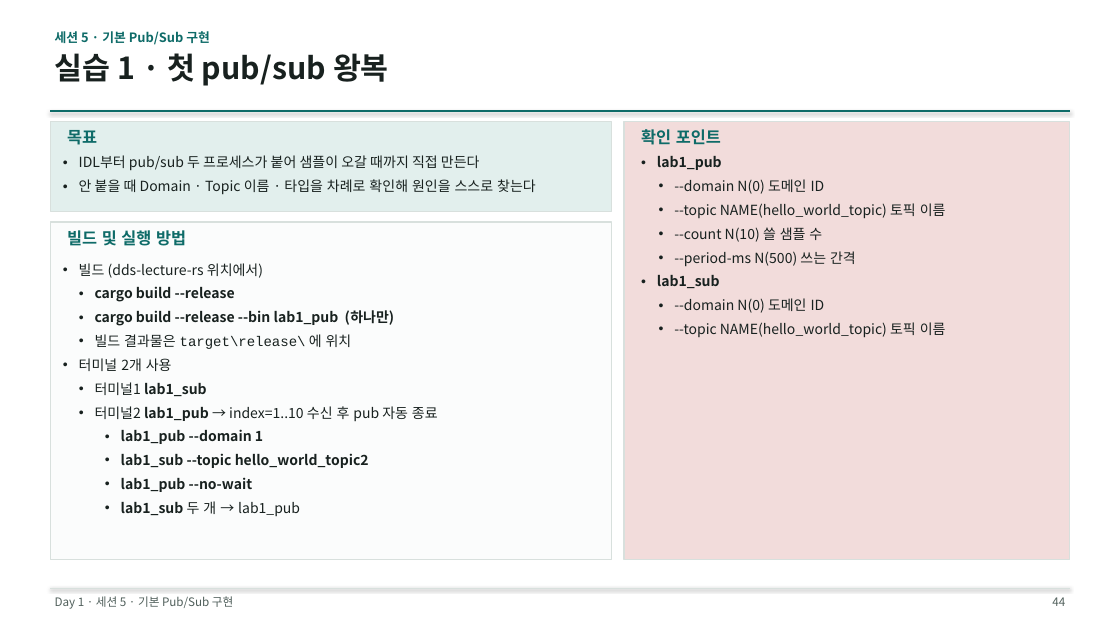
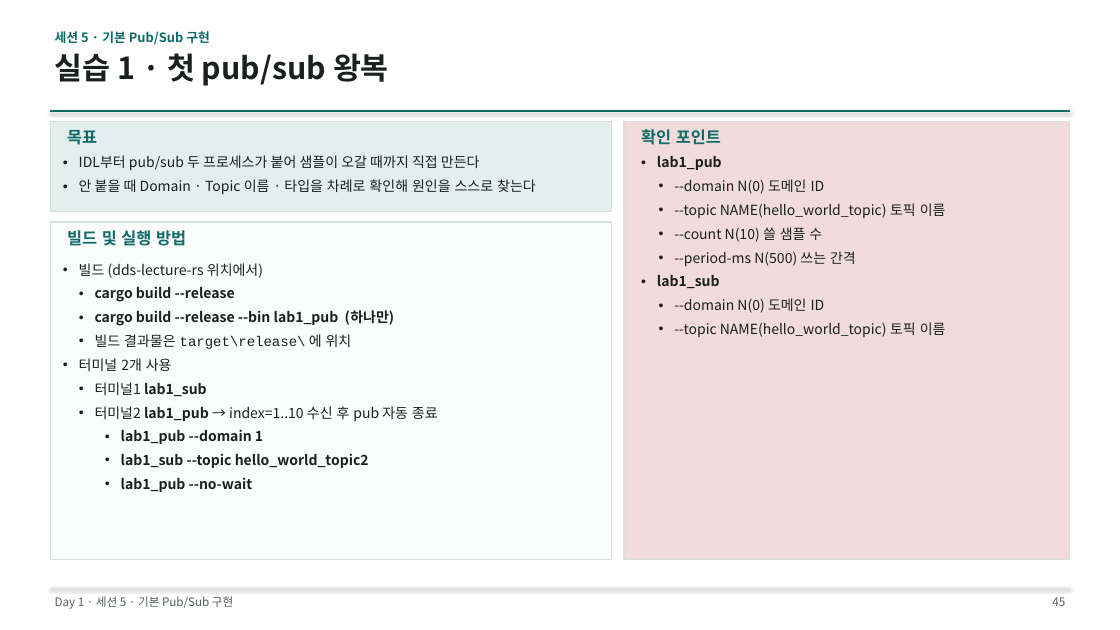
Before and after one commit to IntellectusCorp/int2DDS-lecture, a slide deck: slide 45 of int2dds-lecture-for-beginner.pptx (slide 44 before the commit). Drawn at 1120x630 pixels with LibreOffice and Linux fonts; fonts in the diff are those of the drawing. Boxes give left, top, right and bottom in pixels: in the first picture for what was removed or moved away, otherwise in the second. Text is boxed around its words. In the diff, an @@ line names an element or a change of style, - is before the commit and + after.

```diff
--- a/int2dds-lecture-for-beginner.pptx
+++ b/int2dds-lecture-for-beginner.pptx
@@ text at (121, 501, 300, 516): paragraph removed @@
-  • lab1_sub 두 개 → lab1_pub
@@ page number at (1052, 597, 1065, 606): text changed @@
-44
+45
```
Also in this commit, not shown: 9 other slides changed, 4 slides added, 43 other files.
